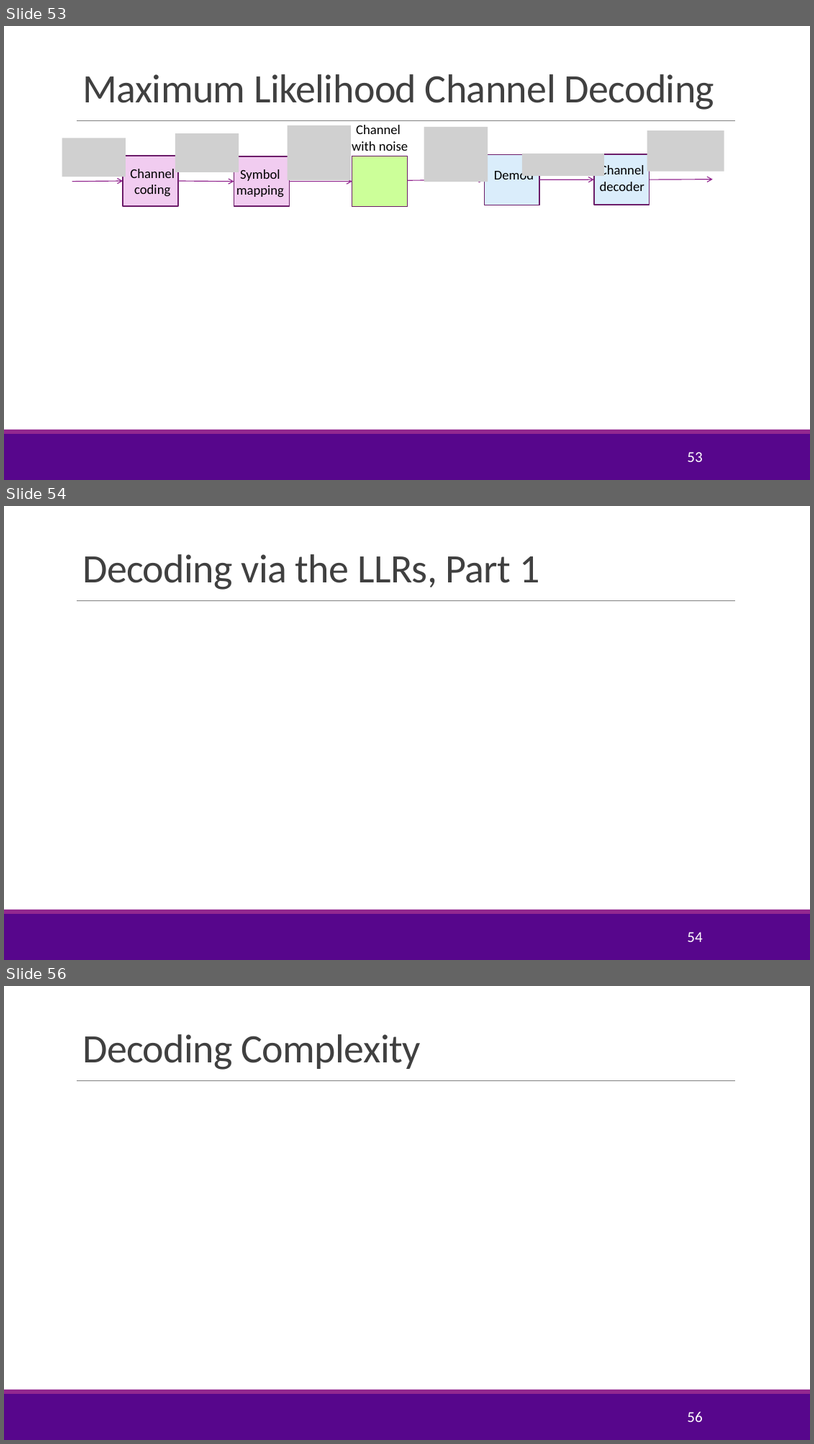
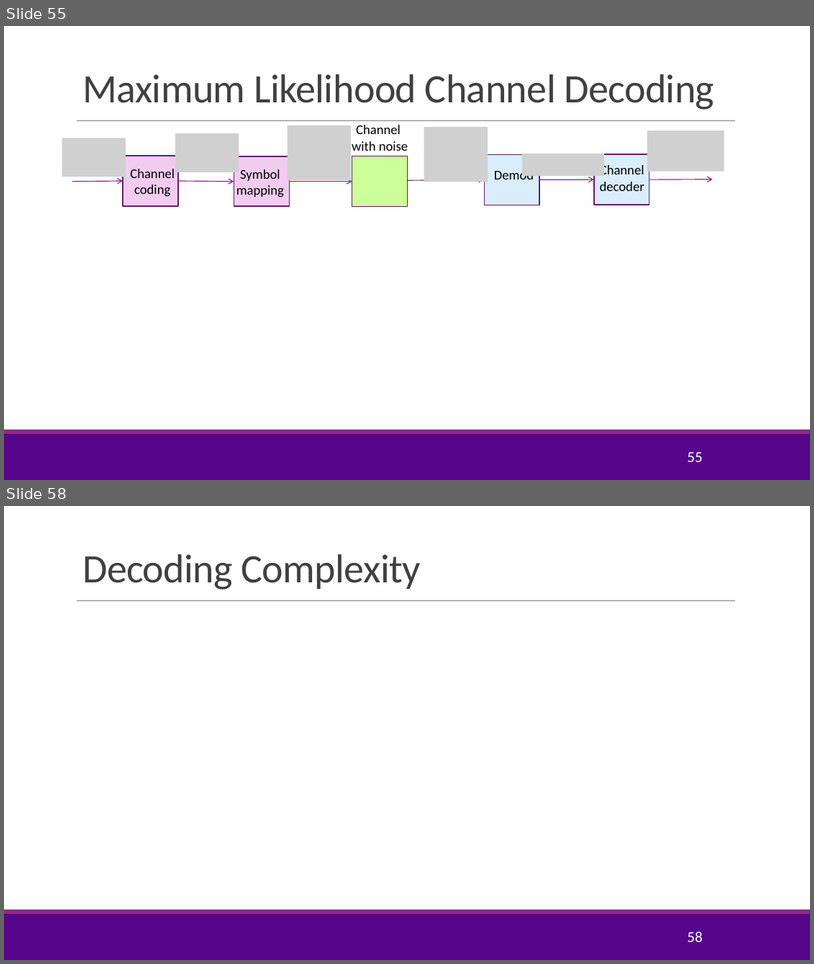
Before and after one commit to sdrangan/wirelesscomm, a slide deck: lectures/Unit04_Coding.pptx. Shown one above the other, each under a label of ours: slides 53, 54 and 56 before the commit, slides 55 and 58 after it; the slides between them are not shown. The pictures are 814x1444 and 814x964 pixels, drawn with LibreOffice and Linux fonts; fonts in the diff are those of the drawing; grey boxes stand for pictures; background and template pictures are left out. Boxes give left, top, right and bottom in pixels: in the first picture for what was removed or moved away, otherwise in the second. Text is boxed around its words. In the diff, an @@ line names an element or a change of style, - is before the commit and + after.

```diff
--- a/lectures/Unit04_Coding.pptx
+++ b/lectures/Unit04_Coding.pptx
@@ slide 54 removed at (4, 506, 810, 960), background #FFFFFF; not listed: 3 template elements that a slide beside it also shows @@
@@ title removed at (82, 554, 540, 590) @@
-Decoding via the LLRs, Part 1
@@ page number removed at (687, 932, 702, 942) @@
-54
@@ what was slide 53 is now slide 55 @@
@@ page number at (687, 452, 702, 462): text changed @@
-53
+55
@@ what was slide 56 is now slide 58 @@
@@ page number at (687, 931, 702, 942): text changed @@
-56
+58
```
Also in this commit, not shown: 8 slides changed, 11 slides added, 2 other slides removed, 3 other files.
